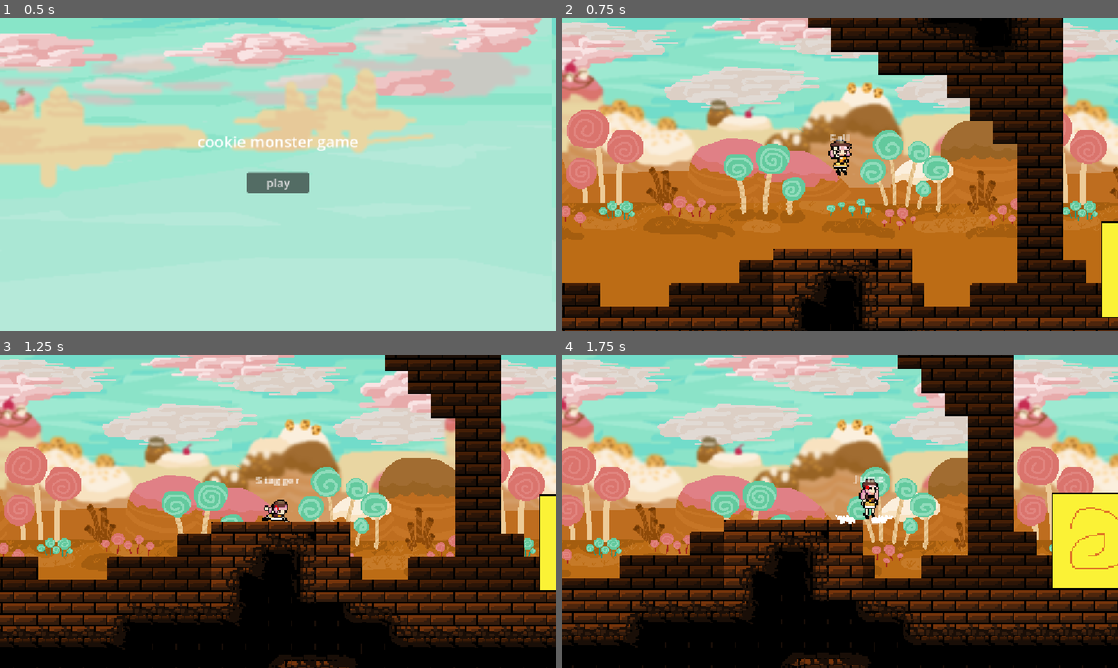
Above: before the commit, frames 1-4 (two rows, left to right).
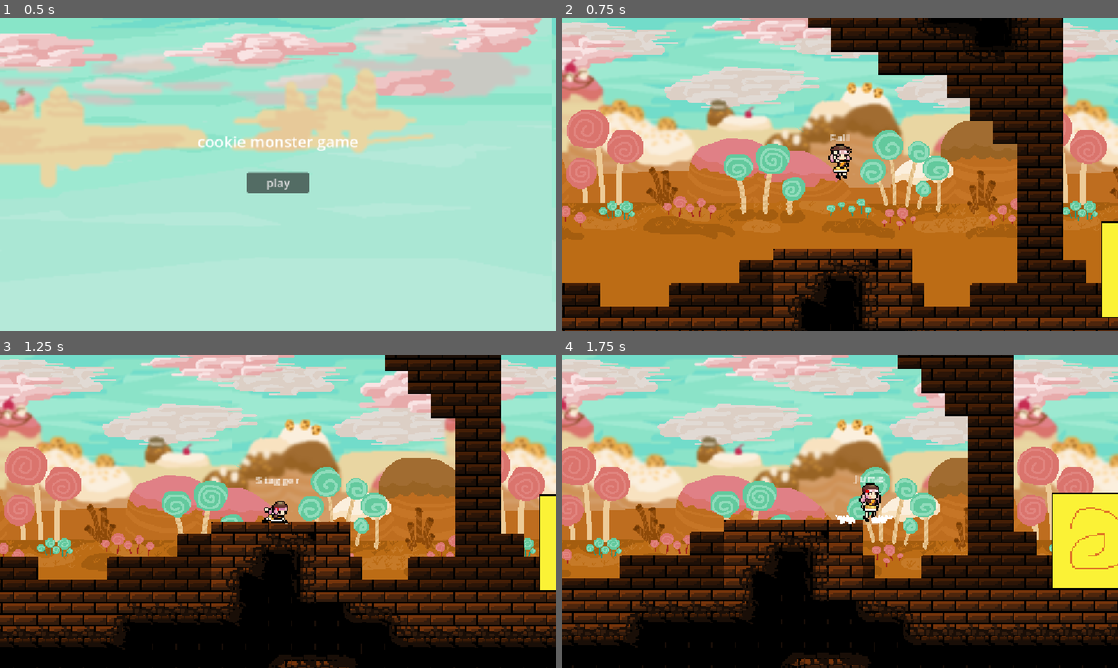
Above: after the commit, the same moments.

Repository: zowlorin/kuki-game
Game: Godot game, scene res://menus/main_menu.tscn
The game is run twice, just before and just after one commit, with the same random seed, the same clock (stepped at 60 frames per second) and the same inputs.
Inputs:
- Up to frame 1 (0.5 s): no input
- Up to frame 2 (0.75 s): click "play" at 0.5 s
- Up to frame 3 (1.25 s): no input
- Up to frame 4 (1.75 s): tap Enter at 1.25 s; hold D (move_right) from 1.28 s (still down); tap Space (jump) at 1.35, 1.52 s

Frame 1 is identical in both runs. In frame 2, 0.3% of the frame differs, in the area x 47-53%, y 38-52%; in frame 3, 0.2%; in frame 4, 0.3%.

Commit message:
updated kuki sprites

Diff:
--- a/gameplay/player.tscn
+++ b/gameplay/player.tscn
@@ -11,12 +11,10 @@
 [ext_resource type="Script" uid="uid://bejdybeknpawu" path="res://states/player_states/jump_state.gd" id="5_0bayx"]
 [ext_resource type="Script" uid="uid://d0b2ys7jcq6pr" path="res://states/player_states/dash_state.gd" id="7_iqb12"]
 [ext_resource type="Texture2D" uid="uid://fjyoetr8gb5u" path="res://assets/kuki/kukidash.png" id="8_1xfx0"]
-[ext_resource type="Texture2D" uid="uid://c0ofihnt2bfu4" path="res://assets/kuki/kukijump.png" id="9_ob5am"]
 [ext_resource type="Script" uid="uid://ki816ac8cyw3" path="res://states/player_states/bounce_state.gd" id="10_0qvvg"]
 [ext_resource type="Script" uid="uid://byhaipkgstwjb" path="res://states/player_states/stagger_state.gd" id="12_2wuqc"]
-[ext_resource type="Texture2D" uid="uid://c3nwumc35hlab" path="res://assets/kuki/kukifall.png" id="12_budjd"]
 [ext_resource type="Texture2D" uid="uid://k3g6d6wmfmt2" path="res://assets/kuki/kukiairdash.png" id="13_s0fd6"]
-[ext_resource type="Texture2D" uid="uid://dw1dnh5v5ikd3" path="res://assets/kuki/kukijumpkris.png" id="14_b2a7g"]
+[ext_resource type="Texture2D" uid="uid://dw1dnh5v5ikd3" path="res://assets/kuki/kukijump.png" id="14_b2a7g"]
 [ext_resource type="Curve" uid="uid://b5qid14tkfrq5" path="res://gameplay/particle_curve.tres" id="15_b2a7g"]
 [ext_resource type="Texture2D" uid="uid://bunpls0ibssdd" path="res://assets/kuki/kukidashfx.png" id="17_0qvvg"]
 
@@ -68,83 +66,87 @@
 atlas = ExtResource("8_1xfx0")
 region = Rect2(830, 0, 32, 32)
 
+[sub_resource type="AtlasTexture" id="AtlasTexture_0qvvg"]
+atlas = ExtResource("14_b2a7g")
+region = Rect2(96, 19, 32, 32)
+
+[sub_resource type="AtlasTexture" id="AtlasTexture_jnkla"]
+atlas = ExtResource("14_b2a7g")
+region = Rect2(128, 19, 32, 32)
+
+[sub_resource type="AtlasTexture" id="AtlasTexture_vuvcc"]
+atlas = ExtResource("14_b2a7g")
+region = Rect2(160, 19, 32, 32)
+
 [sub_resource type="AtlasTexture" id="AtlasTexture_l1csw"]
-atlas = ExtResource("12_budjd")
-region = Rect2(0, 0, 32, 32)
+atlas = ExtResource("14_b2a7g")
+region = Rect2(192, 19, 32, 32)
+
+[sub_resource type="AtlasTexture" id="AtlasTexture_wfdkp"]
+atlas = ExtResource("2_ysoui")
+region = Rect2(0, 0, 25, 32)
+
+[sub_resource type="AtlasTexture" id="AtlasTexture_dxbr5"]
+atlas = ExtResource("2_ysoui")
+region = Rect2(25, 0, 25, 32)
+
+[sub_resource type="AtlasTexture" id="AtlasTexture_0bayx"]
+atlas = ExtResource("2_ysoui")
+region = Rect2(50, 0, 25, 32)
+
+[sub_resource type="AtlasTexture" id="AtlasTexture_ua3nb"]
+atlas = ExtResource("2_ysoui")
+region = Rect2(75, 0, 25, 32)
+
+[sub_resource type="AtlasTexture" id="AtlasTexture_iqb12"]
+atlas = ExtResource("2_ysoui")
+region = Rect2(100, 0, 25, 32)
+
+[sub_resource type="AtlasTexture" id="AtlasTexture_1xfx0"]
+atlas = ExtResource("2_ysoui")
+region = Rect2(125, 0, 25, 32)
+
+[sub_resource type="AtlasTexture" id="AtlasTexture_ob5am"]
+atlas = ExtResource("2_ysoui")
+region = Rect2(150, 0, 25, 32)
+
+[sub_resource type="AtlasTexture" id="AtlasTexture_budjd"]
+atlas = ExtResource("2_ysoui")
+region = Rect2(175, 0, 25, 32)
 
 [sub_resource type="AtlasTexture" id="AtlasTexture_07ejr"]
-atlas = ExtResource("12_budjd")
-region = Rect2(32, 0, 32, 32)
+atlas = ExtResource("14_b2a7g")
+region = Rect2(32, 19, 32, 32)
 
 [sub_resource type="AtlasTexture" id="AtlasTexture_he3mg"]
-atlas = ExtResource("12_budjd")
-region = Rect2(64, 0, 32, 32)
-
-[sub_resource type="AtlasTexture" id="AtlasTexture_wfdkp"]
-atlas = ExtResource("2_ysoui")
-region = Rect2(0, 0, 25, 32)
-
-[sub_resource type="AtlasTexture" id="AtlasTexture_dxbr5"]
-atlas = ExtResource("2_ysoui")
-region = Rect2(25, 0, 25, 32)
-
-[sub_resource type="AtlasTexture" id="AtlasTexture_0bayx"]
-atlas = ExtResource("2_ysoui")
-region = Rect2(50, 0, 25, 32)
-
-[sub_resource type="AtlasTexture" id="AtlasTexture_ua3nb"]
-atlas = ExtResource("2_ysoui")
-region = Rect2(75, 0, 25, 32)
-
-[sub_resource type="AtlasTexture" id="AtlasTexture_iqb12"]
-atlas = ExtResource("2_ysoui")
-region = Rect2(100, 0, 25, 32)
-
-[sub_resource type="AtlasTexture" id="AtlasTexture_1xfx0"]
-atlas = ExtResource("2_ysoui")
-region = Rect2(125, 0, 25, 32)
-
-[sub_resource type="AtlasTexture" id="AtlasTexture_ob5am"]
-atlas = ExtResource("2_ysoui")
-region = Rect2(150, 0, 25, 32)
-
-[sub_resource type="AtlasTexture" id="AtlasTexture_budjd"]
-atlas = ExtResource("2_ysoui")
-region = Rect2(175, 0, 25, 32)
-
-[sub_resource type="AtlasTexture" id="AtlasTexture_0qvvg"]
-atlas = ExtResource("9_ob5am")
-region = Rect2(0, 0, 32, 32)
-
-[sub_resource type="AtlasTexture" id="AtlasTexture_jnkla"]
-atlas = ExtResource("9_ob5am")
-region = Rect2(32, 0, 32, 32)
-
-[sub_resource type="AtlasTexture" id="AtlasTexture_vuvcc"]
-atlas = ExtResource("9_ob5am")
-region = Rect2(64, 0, 32, 32)
+atlas = ExtResource("14_b2a7g")
+region = Rect2(64, 19, 32, 32)
 
 [sub_resource type="AtlasTexture" id="AtlasTexture_lvbka"]
 atlas = ExtResource("14_b2a7g")
+region = Rect2(96, 19, 32, 32)
+
+[sub_resource type="AtlasTexture" id="AtlasTexture_qaaio"]
+atlas = ExtResource("14_b2a7g")
 region = Rect2(224, 19, 32, 32)
 
-[sub_resource type="AtlasTexture" id="AtlasTexture_qaaio"]
+[sub_resource type="AtlasTexture" id="AtlasTexture_sjyi7"]
 atlas = ExtResource("14_b2a7g")
 region = Rect2(256, 19, 32, 32)
 
-[sub_resource type="AtlasTexture" id="AtlasTexture_sjyi7"]
+[sub_resource type="AtlasTexture" id="AtlasTexture_uf4tb"]
 atlas = ExtResource("14_b2a7g")
 region = Rect2(288, 19, 32, 32)
 
-[sub_resource type="AtlasTexture" id="AtlasTexture_uf4tb"]
+[sub_resource type="AtlasTexture" id="AtlasTexture_xbe86"]
 atlas = ExtResource("14_b2a7g")
 region = Rect2(320, 19, 32, 32)
 
-[sub_resource type="AtlasTexture" id="AtlasTexture_xbe86"]
+[sub_resource type="AtlasTexture" id="AtlasTexture_ap2wl"]
 atlas = ExtResource("14_b2a7g")
 region = Rect2(352, 19, 32, 32)
 
-[sub_resource type="AtlasTexture" id="AtlasTexture_ap2wl"]
+[sub_resource type="AtlasTexture" id="AtlasTexture_imtr1"]
 atlas = ExtResource("14_b2a7g")
 region = Rect2(384, 19, 32, 32)
 
@@ -221,13 +223,16 @@
 }, {
 "frames": [{
 "duration": 0.55,
+"texture": SubResource("AtlasTexture_0qvvg")
+}, {
+"duration": 0.85,
+"texture": SubResource("AtlasTexture_jnkla")
+}, {
+"duration": 1.0,
+"texture": SubResource("AtlasTexture_vuvcc")
+}, {
+"duration": 0.25,
 "texture": SubResource("AtlasTexture_l1csw")
-}, {
-"duration": 0.85,
-"texture": SubResource("AtlasTexture_07ejr")
-}, {
-"duration": 1.25,
-"texture": SubResource("AtlasTexture_he3mg")
 }],
 "loop": 0,
 "name": &"fall",
@@ -264,29 +269,26 @@
 }, {
 "frames": [{
 "duration": 1.15,
-"texture": SubResource("AtlasTexture_0qvvg")
+"texture": SubResource("AtlasTexture_07ejr")
 }, {
 "duration": 1.2,
-"texture": SubResource("AtlasTexture_jnkla")
+"texture": SubResource("AtlasTexture_he3mg")
 }, {
 "duration": 1.1,
-"texture": SubResource("AtlasTexture_vuvcc")
+"texture": SubResource("AtlasTexture_lvbka")
 }],
 "loop": 1,
 "name": &"jump",
 "speed": 5.0
 }, {
 "frames": [{
-"duration": 0.5,
-"texture": SubResource("AtlasTexture_lvbka")
-}, {
-"duration": 0.5,
+"duration": 1.0,
 "texture": SubResource("AtlasTexture_qaaio")
 }, {
-"duration": 0.5,
+"duration": 1.0,
 "texture": SubResource("AtlasTexture_sjyi7")
 }, {
-"duration": 0.5,
+"duration": 1.0,
 "texture": SubResource("AtlasTexture_uf4tb")
 }, {
 "duration": 1.0,
@@ -294,6 +296,9 @@
 }, {
 "duration": 1.0,
 "texture": SubResource("AtlasTexture_ap2wl")
+}, {
+"duration": 1.0,
+"texture": SubResource("AtlasTexture_imtr1")
 }],
 "loop": 0,
 "name": &"stagger",
@@ -453,7 +458,7 @@
 texture_filter = 1
 position = Vector2(0, -15)
 sprite_frames = SubResource("SpriteFrames_710pl")
-animation = &"fall"
+animation = &"stagger"
 
 [node name="CollisionShape2D" type="CollisionShape2D" parent="." unique_id=741499986]
 position = Vector2(0, -11.5)
--- a/main.tscn
+++ b/main.tscn
@@ -29,20 +29,6 @@
 [node name="Main" type="Node2D" unique_id=587567638]
 
 [node name="World" type="Node2D" parent="." unique_id=921855491]
-
-[node name="Chud" parent="World" unique_id=889230261 node_paths=PackedStringArray("target") instance=ExtResource("1_ycdy4")]
-position = Vector2(100, -100)
-target = NodePath("../Player")
-
-[node name="Player" parent="World" unique_id=1561153767 instance=ExtResource("1_ig7tw")]
-position = Vector2(-210, -100)
-jump_speed = 325.0
-accel_curve = SubResource("Curve_0xm2m")
-decel_curve = SubResource("Curve_h2yge")
-max_speed = 150.0
-
-[node name="RemoteTransform2D" type="RemoteTransform2D" parent="World/Player" unique_id=354228312]
-remote_path = NodePath("../../Camera2D")
 
 [node name="LevelContainer" type="Node2D" parent="World" unique_id=1022913682]
 
@@ -166,6 +152,20 @@
 one_shot = true
 autostart = true
 
+[node name="Chud" parent="World" unique_id=889230261 node_paths=PackedStringArray("target") instance=ExtResource("1_ycdy4")]
+position = Vector2(100, -100)
+target = NodePath("../Player")
+
+[node name="Player" parent="World" unique_id=1561153767 instance=ExtResource("1_ig7tw")]
+position = Vector2(-210, -100)
+jump_speed = 325.0
+accel_curve = SubResource("Curve_0xm2m")
+decel_curve = SubResource("Curve_h2yge")
+max_speed = 150.0
+
+[node name="RemoteTransform2D" type="RemoteTransform2D" parent="World/Player" unique_id=354228312]
+remote_path = NodePath("../../Camera2D")
+
 [node name="Camera2D" type="Camera2D" parent="World" unique_id=55301002]
 position = Vector2(-210, -100)
 zoom = Vector2(3, 3)
--- a/project.godot
+++ b/project.godot
@@ -22,7 +22,7 @@
 
 [editor_plugins]
 
-enabled=PackedStringArray("res://addons/dualgrid/plugin.cfg")
+enabled=PackedStringArray()
 
 [global_group]
 
Binary file removed: assets/kuki/kukifall.png
Not shown, removed: assets/kuki/kukifall.png.import
Binary file changed: assets/kuki/kukijump.png
Not shown, changed: assets/kuki/kukijump.png.import
Binary file removed: assets/kuki/kukijumpkris.png
Not shown, removed: assets/kuki/kukijumpkris.png.import
